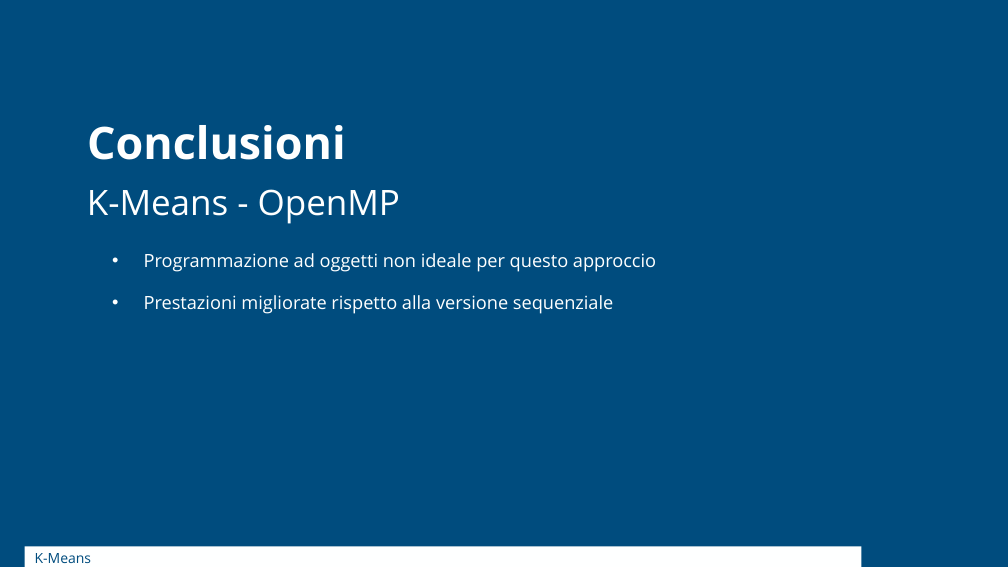
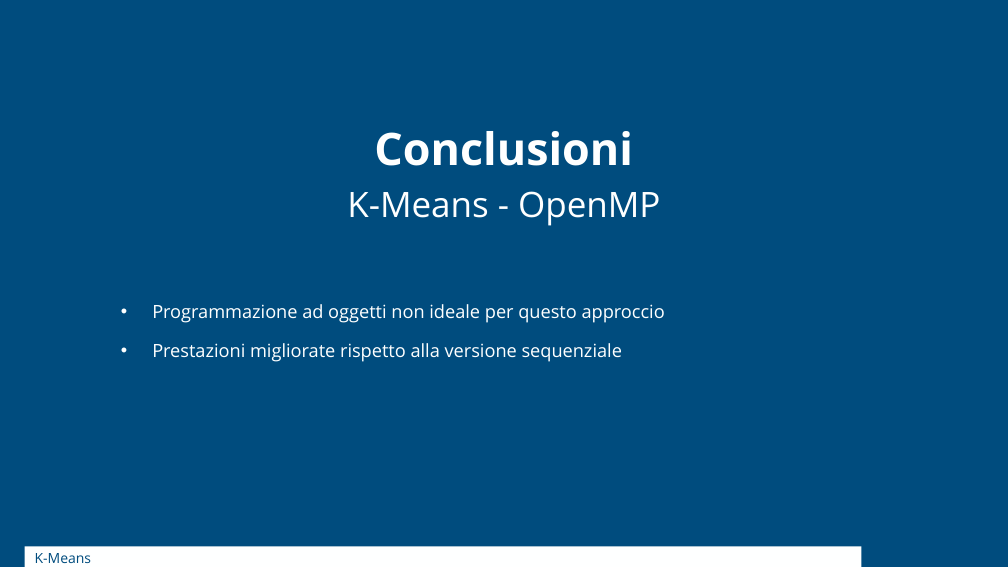
Before and after one commit to Elia-dev/ParallelProgramming, a slide deck: slide 18 of PPpresentation.pptx. Drawn at 1008x567 pixels with LibreOffice and Linux fonts; fonts in the diff are those of the drawing; background and template pictures are left out. Boxes give left, top, right and bottom in pixels: in the first picture for what was removed or moved away, otherwise in the second. Text is boxed around its words. In the diff, an @@ line names an element or a change of style, - is before the commit and + after.

```diff
--- a/PPpresentation.pptx
+++ b/PPpresentation.pptx
@@ text "Conclusioni" at (x1=374, y1=131, x2=633, y2=166): alignment left to centre; vertical alignment top to middle @@
@@ text "Conclusioni" moved from (x1=87, y1=125, x2=346, y2=160) to (x1=374, y1=131, x2=633, y2=166) @@
@@ title "K-Means - OpenMP" moved from (x1=87, y1=189, x2=400, y2=224) to (x1=347, y1=191, x2=660, y2=226) @@
@@ title "K-Means - OpenMP" at (x1=347, y1=191, x2=660, y2=226): alignment left to centre; vertical alignment top to middle @@
@@ text "Programmazione ad oggetti non ideale ..." moved from (x1=144, y1=253, x2=656, y2=314) to (x1=152, y1=304, x2=665, y2=362) @@
@@ text "Programmazione ad oggetti non ideale ..." at (x1=152, y1=304, x2=665, y2=362): vertical alignment top to middle @@
```
Also in this commit, not shown: 27 other slides changed, 1 other file.
